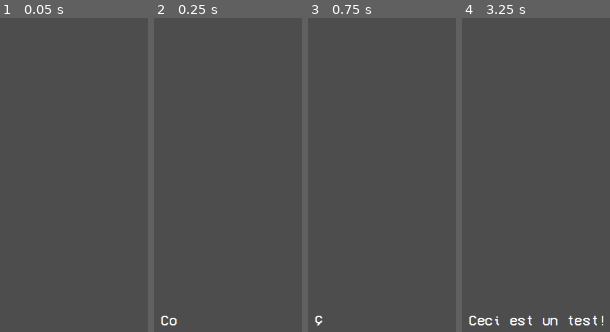
Above: before the commit, frames 1-4 (left to right).
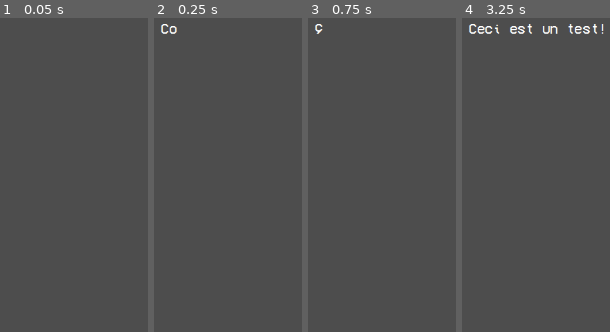
Above: after the commit, the same moments.

Repository: Raphalex46/TheBloodyRaise
Game: Godot game, scene res://test_scenes/ui/ui.tscn
Same seed, same stepped clock (60 frames per second), same inputs: the game is played once before the commit and once after it. This scene is started directly instead of the project's main scene.
Inputs (mouse positions are in pixels of both pictures, inside the frame that each line leads up to):
- Up to frame 1 (0.05 s): no input
- Up to frame 2 (0.25 s): no input
- Up to frame 3 (0.75 s): tap Enter at 0.5 s; move the mouse to (outside the picture) at 0.52 s; hold D (move_right) from 0.53 s (still down); right-click (outside the picture) at 0.6 s
- Up to frame 4 (3.25 s): tap Space (jump) at 0.77, 1.52, 2, 3.02 s; move the mouse to (outside the picture) at 1.27 s; release D (move_right) at 1.28 s; hold S (move_backwards) 1.28-2.03 s; right-click (outside the picture) at 1.35 s; move the mouse to (outside the picture) at 2.02 s; hold D (move_right) 2.03-2.78 s; right-click (outside the picture) at 2.1 s; tap Enter at 2.75 s; move the mouse to (outside the picture) at 2.77 s; hold W (move_forwards) from 2.78 s (still down); right-click (outside the picture) at 2.85 s

Frame 1 is identical in both runs. In frame 2, 0.4% of the frame differs, in the area x 4-16%, y 1-99%; in frame 3, 0.2%; in frame 4, 2.5%, in the area x 4-96%, y 1-99%.

Commit message:
ui: a few tweaks on the dialogue

Diff:
--- a/ui/dialogue/dialogue.gd
+++ b/ui/dialogue/dialogue.gd
@@ -12,7 +12,7 @@
 
 @onready var time_char_interval: float = 1/char_per_sec # Amount of time it takes to display a character
 
-var elapsed_time: float = 0 # Time counter for displaying characters
+var elapsed_character_time: float = 0 # Time counter for displaying characters
 var elapsed_blink_time: float = 0 # Same kind of counter but for blinking the prompt
 var content_length: int = 0 # Length of the content
 var display: bool = false # Enables or disables this node's logic
@@ -42,10 +42,10 @@
 # Advance the elapsed time counter, display characters and play the sound
 # effect
 func _update_displayed_chars(delta: float) -> void:
-	elapsed_time += delta
-	while elapsed_time >= time_char_interval:
+	elapsed_character_time += delta
+	while elapsed_character_time >= time_char_interval:
 		text_label.visible_characters += 1
-		elapsed_time -= time_char_interval
+		elapsed_character_time -= time_char_interval
 		if text_label.text[text_label.visible_characters] != "":
 			sound_effect.pitch_scale = randf_range(0.7, 0.9)
 			sound_effect.play()
@@ -56,7 +56,7 @@
 func _reset_text_label() -> void:
 	text_label.visible_characters = 0
 	content_length = 0
-	elapsed_time = 0
+	elapsed_character_time = 0
 	display = false
 
 # Just blink the prompt at the specified frequency
--- a/ui/dialogue/dialogue.tscn
+++ b/ui/dialogue/dialogue.tscn
@@ -6,9 +6,11 @@
 
 [node name="Dialogue" type="Control"]
 layout_mode = 3
-anchor_top = 0.65
+anchors_preset = 15
 anchor_right = 1.0
-anchor_bottom = 0.9
+anchor_bottom = 1.0
+grow_horizontal = 2
+grow_vertical = 2
 script = ExtResource("1_8q5o4")
 
 [node name="Panel" type="Panel" parent="."]
@@ -34,9 +36,10 @@
 grow_vertical = 2
 theme_override_fonts/normal_font = ExtResource("2_h4lfh")
 theme_override_font_sizes/normal_font_size = 20
-text = "This is a sample text"
+scroll_active = false
+scroll_following_visible_characters = true
 
 [node name="SoundEffect" type="AudioStreamPlayer" parent="."]
 stream = ExtResource("3_m4qfh")
 mix_target = 1
-max_polyphony = 10
+max_polyphony = 5
